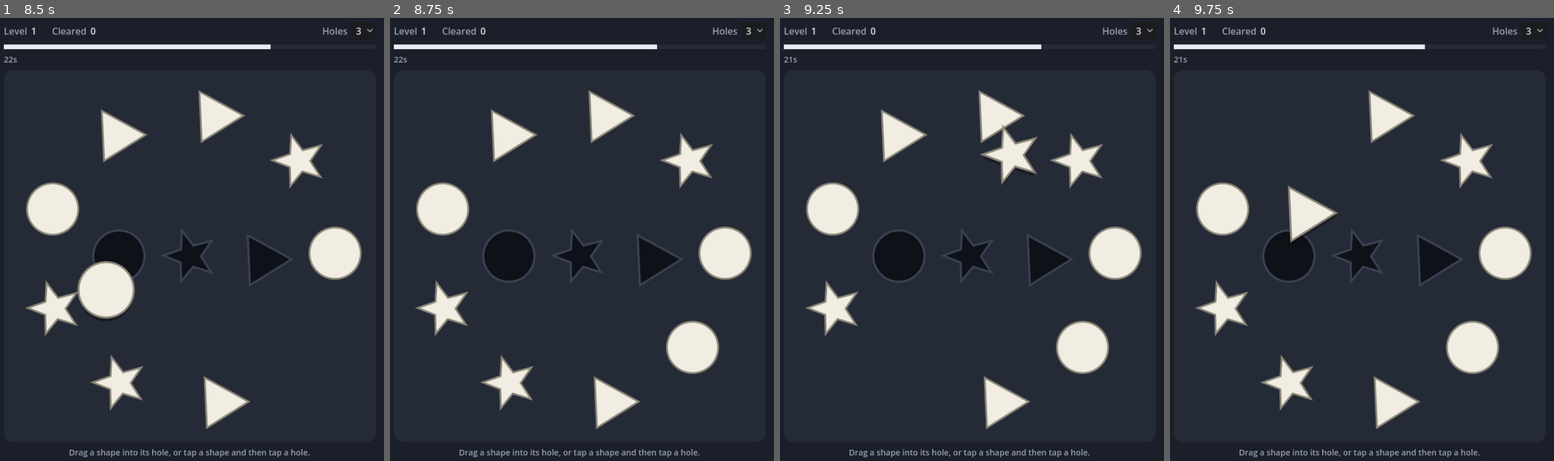
Above: before the commit, frames 1-4 (left to right).
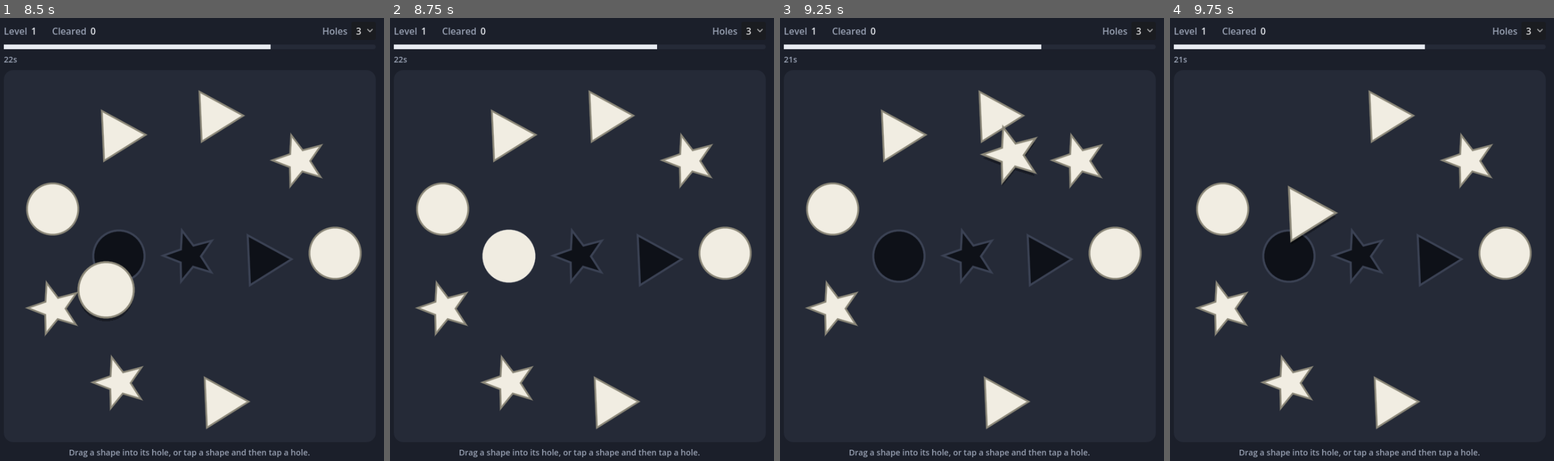
Above: after the commit, the same moments.

Repository: ooooonnnnn/Colorblind-Shape-Match
Game: Godot game, scene res://main.tscn
The game is run twice, just before and just after one commit, with the same random seed, the same clock (stepped at 60 frames per second) and the same inputs.
Inputs (mouse positions are in pixels of both pictures, inside the frame that each line leads up to):
- Up to frame 1 (8.5 s): click "3" at 0.5 s; click "3" at 1.25 s; click "3" at 2 s; tap A every 0.75 s from 2.75 to 6.5 s; drag from (261, 257) to (230, 155) at 2.77 s; drag from (119, 257) to (168, 363) at 3.52 s; move the mouse to (188, 257) at 4.27 s; click (188, 257) at 4.42 s; drag from (211, 111) to (65, 190) at 5.02 s; drag from (334, 252) to (211, 266) at 5.77 s; drag from (53, 310) to (126, 142) at 6.52 s; move the mouse to (218, 398) at 7.27 s; click (218, 398) at 7.42 s; drag from (303, 345) to (107, 288) at 8.02 s
- Up to frame 2 (8.75 s): no input
- Up to frame 3 (9.25 s): drag from (899, 381) to (1010, 155) at 8.77 s
- Up to frame 4 (9.75 s): drag from (1285, 133) to (1338, 363) at 9.52 s

Frame 1 is identical in both runs. In frame 2, 2.6% of the frame differs, in the area x 23-86%, y 47-81%; in frame 3, 1.3%; in frame 4, 1.3%.

Commit message:
Accept drops when the piece and hole bounding circles touch
Co-Authored-By: Claude Opus 5.5 (1M context) <noreply@anthropic.com>

Diff:
--- a/scripts/main.gd
+++ b/scripts/main.gd
@@ -243,10 +243,16 @@
 		p.move_to(p.home)
 		return
 
+	# A drop counts when the bounding circles touch; the right hole wins over a wrong one.
 	var target: ShapeView = null
-	var best := ShapeView.SIZE * 0.6
+	var best := INF
 	for hole in holes:
 		var dist := hole.norm_pos.distance_to(p.norm_pos)
+		if dist > hole.radius + p.radius:
+			continue
+		if hole == p.target_hole:
+			target = hole
+			break
 		if dist < best:
 			target = hole
 			best = dist
--- a/scripts/shape_view.gd
+++ b/scripts/shape_view.gd
@@ -13,6 +13,7 @@
 
 var is_piece := false
 var shape_name := ""
+var radius := 0.0  # bounding circle around the center, in board-relative units
 
 # Pieces only.
 var target_hole: ShapeView
@@ -54,8 +55,10 @@
 	shape_name = shape.name
 	is_piece = piece
 	_points.clear()
+	radius = 0.0
 	for v in shape.points:
 		_points.append(v - Shapes.CENTER)
+		radius = maxf(radius, (v - Shapes.CENTER).length() / 100.0 * SIZE)
 	set("accessibility_name", "%s %s" % [shape_name.replace("_", " "), "piece" if piece else "hole"])
 	focus_mode = Control.FOCUS_ALL
 	mouse_default_cursor_shape = Control.CURSOR_POINTING_HAND
